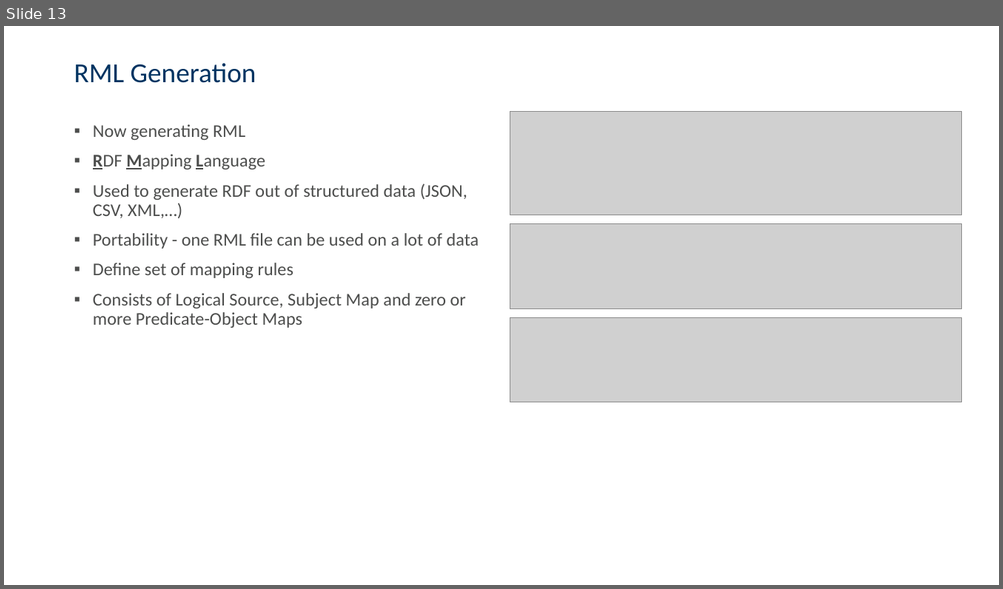
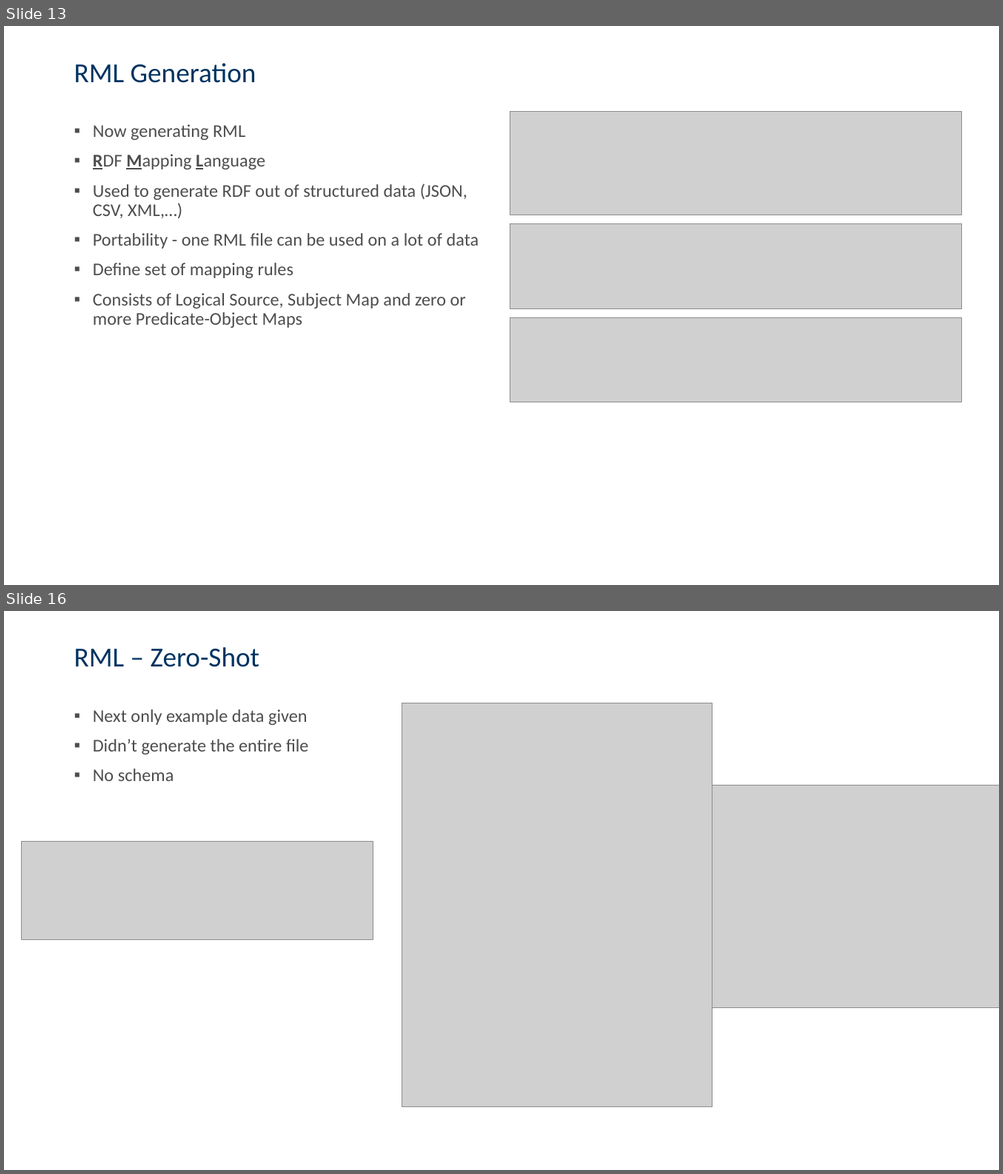
Before and after one commit to csaw5866/smartData, a slide deck: Presentation/final.pptx. Shown one above the other, each under a label of ours: slide 13 before the commit, slides 13 and 16 after it; the slides between them are not shown. The pictures are 1003x589 and 1003x1174 pixels, drawn with LibreOffice and Linux fonts; fonts in the diff are those of the drawing; grey boxes stand for pictures; background and template pictures are left out. Boxes give left, top, right and bottom in pixels: in the first picture for what was removed or moved away, otherwise in the second. Text is boxed around its words. In the diff, an @@ line names an element or a change of style, - is before the commit and + after.

Commit message:
add zero-shot and one-shot RML

```diff
--- a/Presentation/final.pptx
+++ b/Presentation/final.pptx
@@ slide 16 added at (4,611,999,1170), background picture (left out) @@
@@ title added at (74,647,260,667), 26.7 pt, text #003361 @@
+RML – Zero-Shot
@@ text added at (93,709,308,781), 17.3 pt, text #4C4D4C @@
+▪ Next only example data given
+▪ Didn’t generate the entire file
+▪ No schema
@@ picture added at (401,703,712,1107) @@
@@ picture added at (712,786,999,1008) @@
@@ picture added at (21,842,373,940) @@
```
Also in this commit, not shown: 2 slides changed, 3 other slides added.
